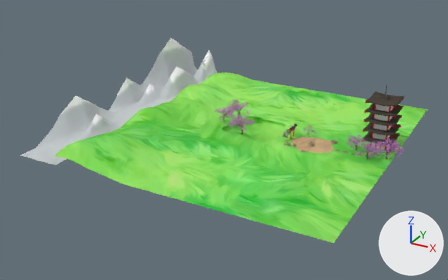
An edit to the Blender file 03-Scenes/dh-scene_japan.blend, drawn before and after from the same camera.
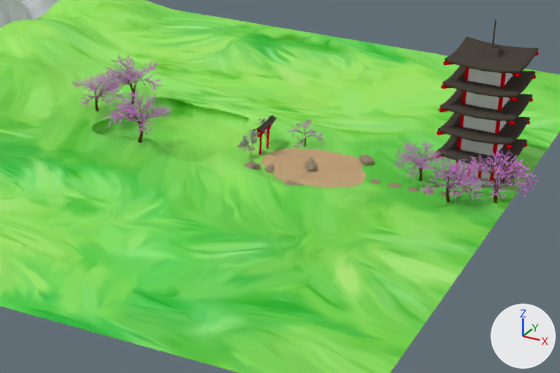
Each version appears first whole from a camera (50 mm lens) standing at (13.9, -27.3, 12.9) and looking at (-0.4, -1.2, -0.2), and next in a close-up on the part from 41% to 92% of the width and 27% to 82% of the height. The lights are fixed; the arrows at lower right show +X, +Y and +Z.

Before the edit, the objects in view are built like this:
```python
ob_kirschbaum = bpy.data.objects.new('KIRSCHBAUM', None)
ob_kirschbaum.location = (-0.94, 1.45, -0.03)
ob_kirschbaum.scale = (0.105, 0.105, 0.105)
ob_kirschbaum_001 = bpy.data.objects.new('KIRSCHBAUM.001', None)
ob_kirschbaum_001.location = (-1.4, 0.64, -0.03)
ob_kirschbaum_001.rotation_euler = (0.0, 0.0, 2.604)  # degrees (0, 0, 149)
ob_kirschbaum_001.scale = (0.0887, 0.0887, 0.0887)
ob_kirschbaum_002 = bpy.data.objects.new('KIRSCHBAUM.002', None)
ob_kirschbaum_002.location = (0.26, -0.52, -0.03)
ob_kirschbaum_002.rotation_euler = (0.0, 0.0, -0.779)  # degrees (0, 0, -45)
ob_kirschbaum_002.scale = (0.105, 0.105, 0.105)
ob_kirschbaum_003 = bpy.data.objects.new('KIRSCHBAUM.003', None)
ob_kirschbaum_003.location = (7.75, 0.21, -0.01)
ob_kirschbaum_003.rotation_euler = (0.0, 0.0, -16.05)  # degrees (0, 0, 160)
ob_kirschbaum_003.scale = (0.102, 0.102, 0.102)
ob_kirschbaum_004 = bpy.data.objects.new('KIRSCHBAUM.004', None)
ob_kirschbaum_004.location = (6.93, -0.22, -0.03)
ob_kirschbaum_004.rotation_euler = (0.0, 0.0, -16.8)  # degrees (0, 0, 117)
ob_kirschbaum_004.scale = (0.0911, 0.0911, 0.0911)
ob_kirschbaum_005 = bpy.data.objects.new('KIRSCHBAUM.005', None)
ob_kirschbaum_005.location = (6.14, 0.5, -0.01)
ob_kirschbaum_005.rotation_euler = (0.0, 0.0, -18.22)  # degrees (0, 0, 36)
ob_kirschbaum_005.scale = (0.0801, 0.0801, 0.0801)
ob_plane = bpy.data.objects.new('Plane', me_plane_003)
ob_plane.location = (0.0, 0.0, 0.0)
ob_plane.scale = (8.0, 8.0, 8.0)
ob_plane_002 = bpy.data.objects.new('Plane.002', me_plane_001)
ob_plane_002.location = (0.0, 0.0, 0.0)
ob_plane_002.scale = (8.0, 8.0, 8.0)
# also in view: 'Plane.001' at (4.1, -0.3, 0.0); 'TEMPEL' at (7.1, 1.4, 1.7)
```
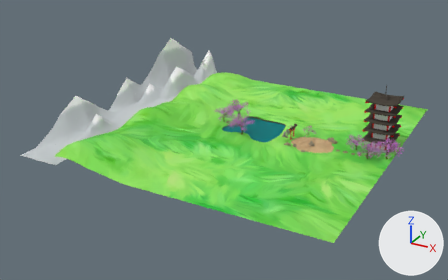
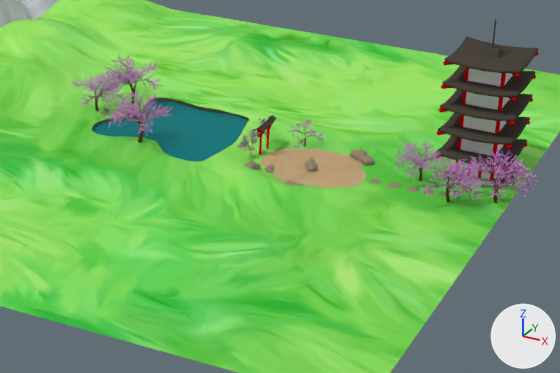
What changed in the scene script:
```text
Change mat_material_003:
    remove # nodes: BsdfDiffuse, OutputMaterial
    remove # colours: pink #e696e7
    nodes: BsdfAnisotropic, BsdfDiffuse, BsdfGlass, MixShader x2, OutputMaterial
    colours: cyan #1d7b83, green #27ffb9
Add mat_steine:
    mat_steine = diffuse_material('Steine')
    mat_steine.base_color = (0.311, 0.248, 0.168)  # brown #978872
Change me_plane_003:
    where me_plane_003.from_pydata(...)  # 3792 vertices, 3650 faces; spans x -0.72..1.0, y -1.0..1.0, z -0.04..0.1
    used by ob_plane; location = (0.0, 0.0, 0.0); scale = (8.0, 8.0, 8.0)
    me_plane_003 part 1: all 49 faces centred in x -0.14..0.26, y -0.11..0.26, z -0.04..-0.02 switch from mat_material_002 (picture img_dh_gras_jpg) to mat_steine (brown #978872)
Change me_leaves_002:
    where me_leaves_002.from_pydata(...)  # 20088 vertices, 6696 faces; spans x -7.35..7.38, y -6.28..7.18, z 2.91..10.79
    remove me_leaves_002.materials.append(mat_material_003)  # pink #e696e7
    add me_leaves_002.materials.append(mat_material_004)  # pink #e696e7
Add me_plane_002:
    me_plane_002.from_pydata([(-1.0, -1.0, 0.0), (1.0, -1.0, 0.0), (-1.0, 1.0, 0.0), (1.0, 1.0, 0.0)], [], [(0, 1, 3, 2)])
    me_plane_002.materials.append(mat_material_003)
Add ob_stein_6_001:
    ob_stein_6_001 = bpy.data.objects.new('STEIN_6.001', None)
    ob_stein_6_001.location = (4.63, 1.03, 0.06)
    ob_stein_6_001.rotation_euler = (0.0, 0.0, 0.919)  # degrees (0, 0, 53)
    ob_stein_6_001.scale = (0.12, 0.12, 0.12)
    ob_stein_6_001.show_instancer_for_render = False
    ob_stein_6_001.instance_type = 'COLLECTION'
    ob_stein_6_001.instance_collection = col_stein_6
Add ob_wasser:
    ob_wasser = bpy.data.objects.new('Wasser', me_plane_002)
    ob_wasser.location = (0.51, 0.75, -0.08)
    ob_wasser.scale = (1.73, 1.73, 1.73)
```

Changed parts and their boxes [x1, y1, x2, y2] in the close-ups (560 x 373 px):
'Wasser', added: after [92, 101, 248, 162]
'KIRSCHBAUM.002', recoloured: [104, 95, 172, 143] in both
'STEIN_6.001', added: after [349, 149, 367, 160]
part 1 of me_plane_003, recoloured: before [92, 98, 249, 162]; after [93, 98, 249, 127]
